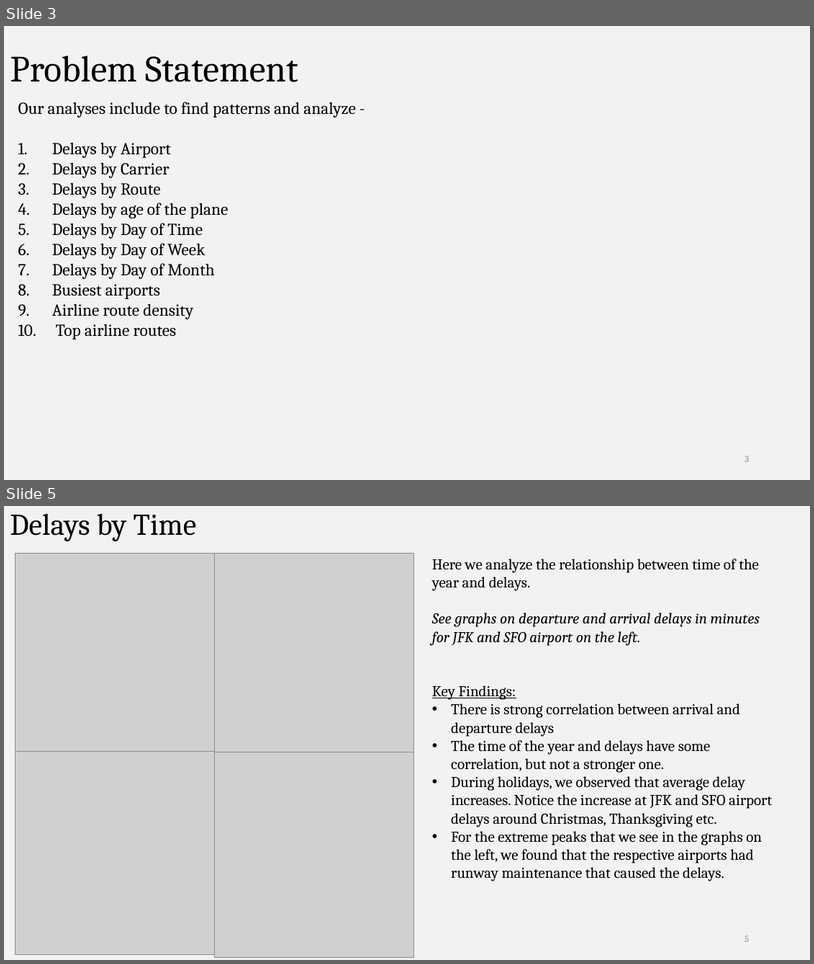
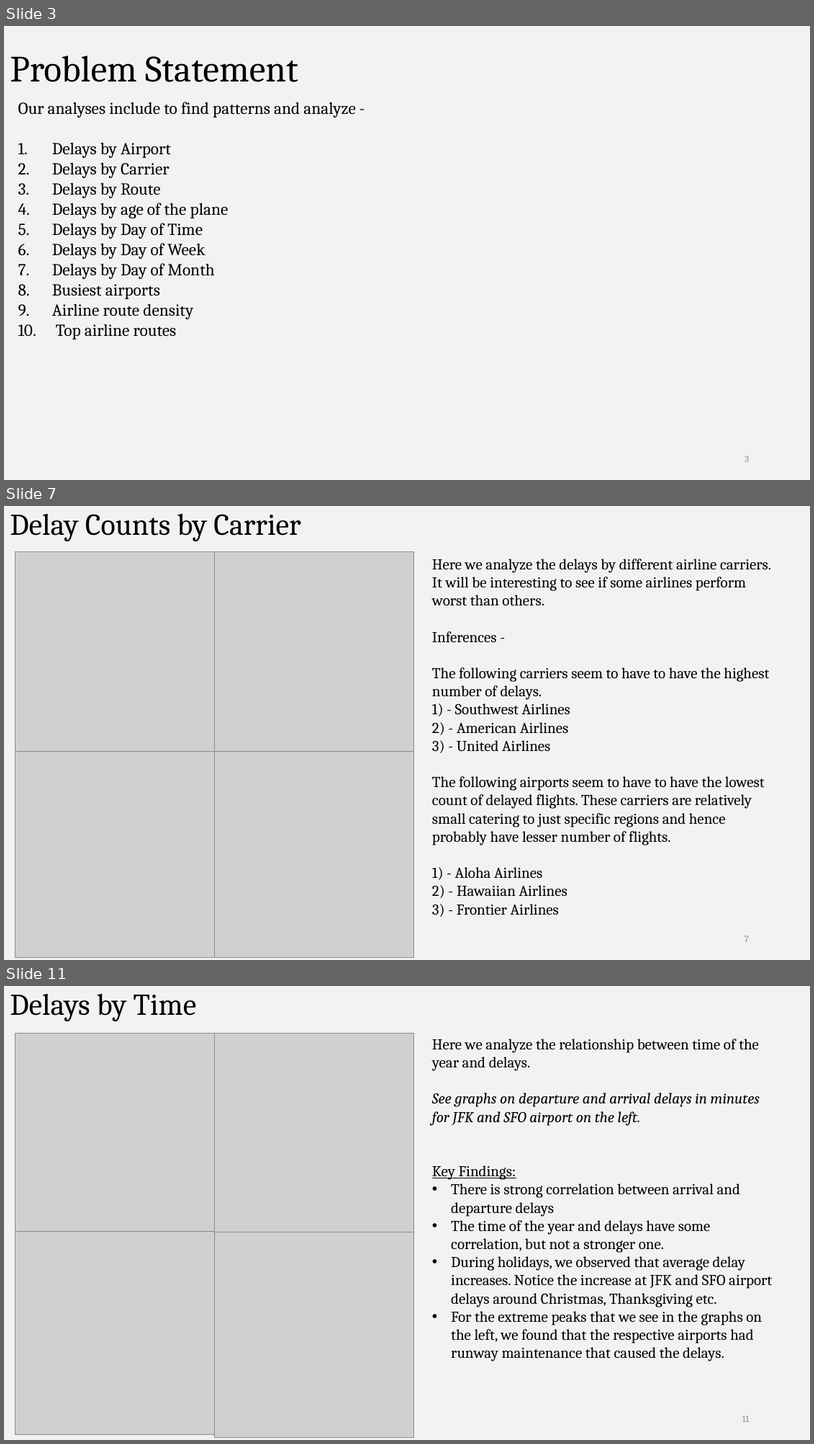
Before and after one commit to divyakkm/open-data-2014-airline, a slide deck: Analyzing Airline On-Time Data.pptx. Shown one above the other, each under a label of ours: slides 3 and 5 before the commit, slides 3, 7 and 11 after it; the slides between them are not shown. The pictures are 814x964 and 814x1444 pixels, drawn with LibreOffice and Linux fonts; fonts in the diff are those of the drawing; grey boxes stand for pictures. Boxes give left, top, right and bottom in pixels: in the first picture for what was removed or moved away, otherwise in the second. Text is boxed around its words. In the diff, an @@ line names an element or a change of style, - is before the commit and + after.

Commit message:
Updated slide with graphs and inferences.

```diff
--- a/Analyzing Airline On-Time Data.pptx
+++ b/Analyzing Airline On-Time Data.pptx
@@ slide 7 added at (4, 506, 810, 960), background #F2F2F2 @@
@@ title added at (10, 514, 301, 541), 36 pt, text #000000 @@
+Delay Counts by Carrier
@@ picture added at (15, 551, 214, 752) @@
@@ picture added at (214, 551, 414, 752) @@
@@ text added at (432, 559, 772, 916), 18 pt, text #000000 @@
+Here we analyze the delays by different airline carriers. It will be interesting to see if some airlines perform worst than others.
+Inferences -
+The following carriers seem to have to have the highest number of delays.
+1) - Southwest Airlines
+2) - American Airlines
+3) - United Airlines
+The following airports seem to have to have the lowest count of delayed flights. These carriers are relatively small catering to just specific regions and hence probably have lesser number of flights.
+1) - Aloha Airlines
+2) - Hawaiian Airlines
+3) - Frontier Airlines
@@ picture added at (15, 752, 214, 957) @@
@@ picture added at (214, 752, 414, 957) @@
@@ page number added at (745, 935, 749, 942), 11 pt, text #8C8C8C @@
+7
@@ what was slide 5 is now slide 11 @@
@@ page number at (743, 1415, 749, 1422): text changed @@
-5
+11
```
Also in this commit, not shown: 11 other slides added, 2 slides removed.
